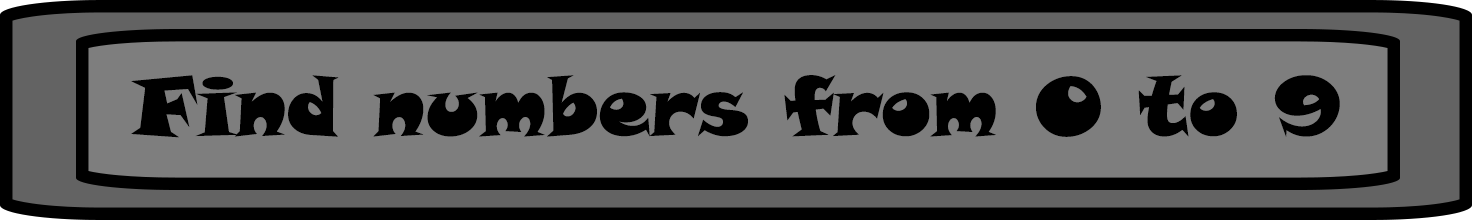
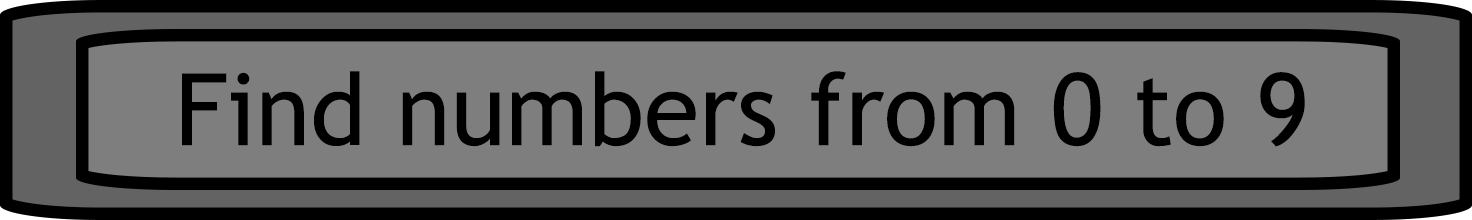
Before/after of a w=1472, h=220 layered artwork. What changed in the layer stack:
painted on "Find numbers from 0 to 9" over (131, 71, 1340, 147)
